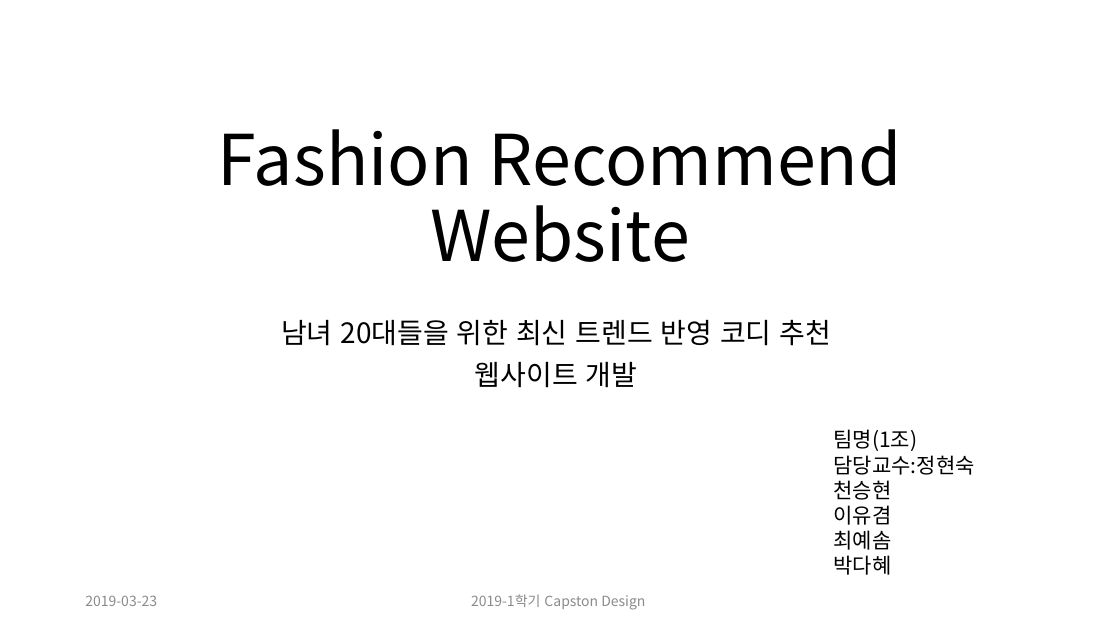
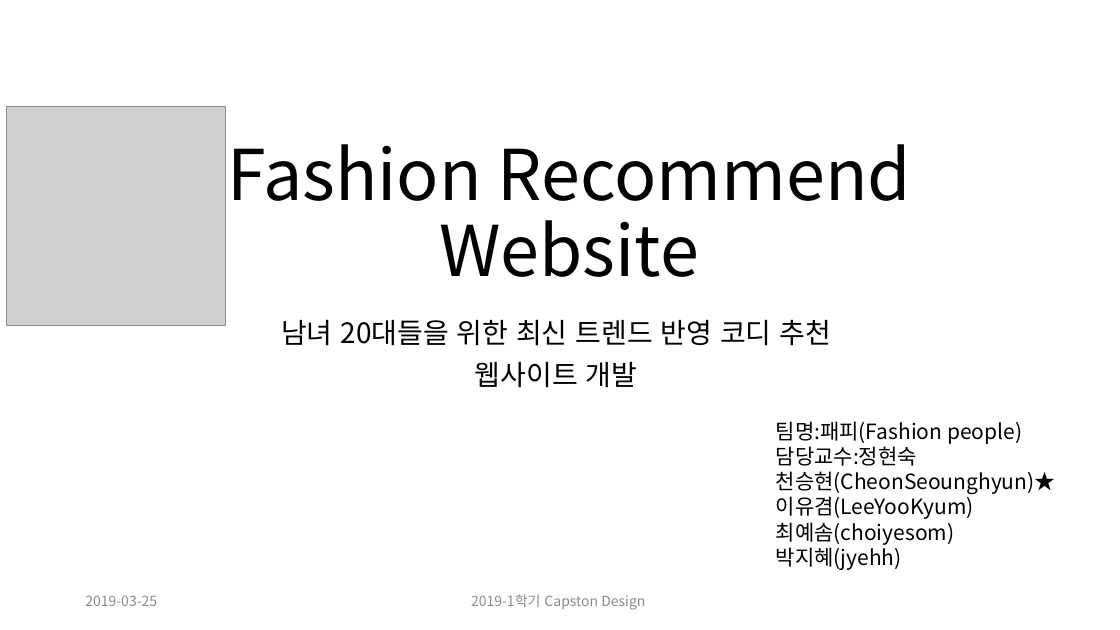
Before and after one commit to CheonSeounghyun/Coordination-Recommend, a slide deck: slide 1 of document/Capston Design Proposal_update(ppt).pptx. Drawn at 1120x630 pixels with LibreOffice and Linux fonts; fonts in the diff are those of the drawing; grey boxes stand for pictures. Boxes give left, top, right and bottom in pixels: in the first picture for what was removed or moved away, otherwise in the second. Text is boxed around its words. In the diff, an @@ line names an element or a change of style, - is before the commit and + after.

```diff
--- a/document/Capston Design Proposal_update(ppt).pptx
+++ b/document/Capston Design Proposal_update(ppt).pptx
@@ title "Fashion Recommend Website": place and size @@
-title "Fashion Recommend Website" at <box>218,129,902,262</box>
+title "Fashion Recommend Website" at <box>227,144,911,277</box>
@@ picture added at <box>7,107,226,326</box> @@
@@ text "팀명:패피(Fashion people)": place and size @@
-text "팀명:패피(Fashion people)" at <box>834,429,975,575</box>
+text "팀명:패피(Fashion people)" at <box>776,421,1056,570</box>
@@ text at <box>776,421,1022,444</box>: text changed @@
-팀명(1조)
+팀명:패피(Fashion people)
@@ text at <box>776,471,1056,570</box>: text changed @@
-천승현
-이유겸
-최예솜
-박다혜
+천승현(CheonSeounghyun)★
+이유겸(LeeYooKyum)
+최예솜(choiyesom)
+박지혜(jyehh)
@@ text at <box>85,595,157,606</box>: text changed @@
-2019-03-23
+2019-03-25
```
Also in this commit, not shown: 12 other slides changed.
